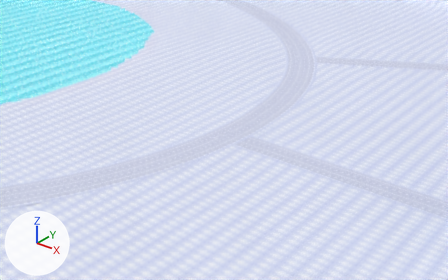
The glTF model public/tracks/snow_region/visual.glb as it was, and as the next commit left it.
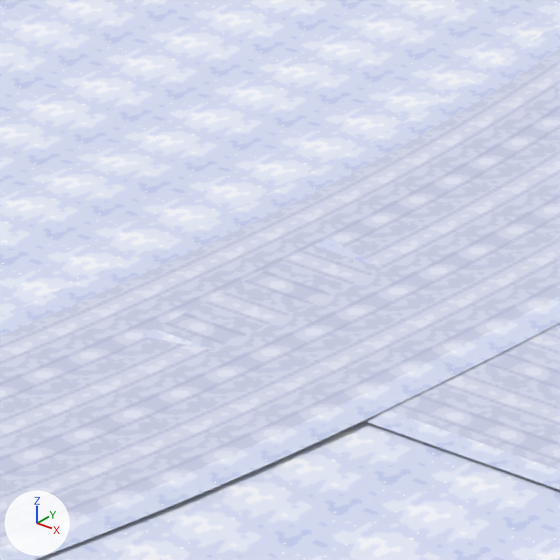
Each version appears first from a 50 mm camera at (368.7, -182.9, 112.8) aimed at (223.6, -1.5, 0.3), and next in a close-up on the part from 44% to 56% of the width and 38% to 57% of the height. Arrows for +X, +Y and +Z are at lower left; the lights stay in place. The older version's two pictures come first.

Objects in the first close-up: 'Basin', 'Rift Road', 'Road 01 road', 'Road 07 road'.
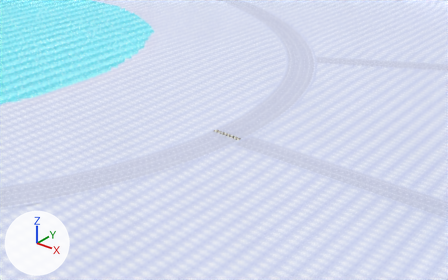
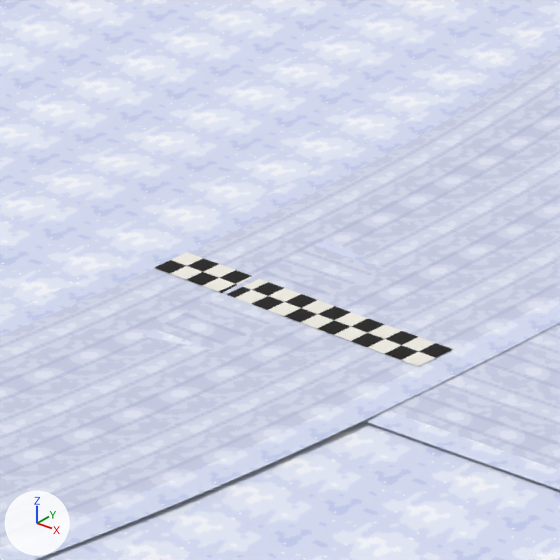
Boxes [x1, y1, x2, y2] around the edits, measured in the close-ups (560 x 560 px):
'Start Line', added: after [154, 252, 453, 366]

The edits, one by one:
Picture 'start_checker' (img_start_checker) is new.
Material 'KP Start Checker' (mat_kp_start_checker) is new.
Uses the picture img_start_checker.
Mesh me_start_line is new.
It has 18 vertices, 16 faces and spans x 216.86..230.96, y -1.44..1.39, z 2.15..2.33.
It uses material mat_kp_start_checker.
Object 'Start Line' (ob_start_line) is new; it shows me_start_line.
Its location is (0.0, 0.0, 0.0).
